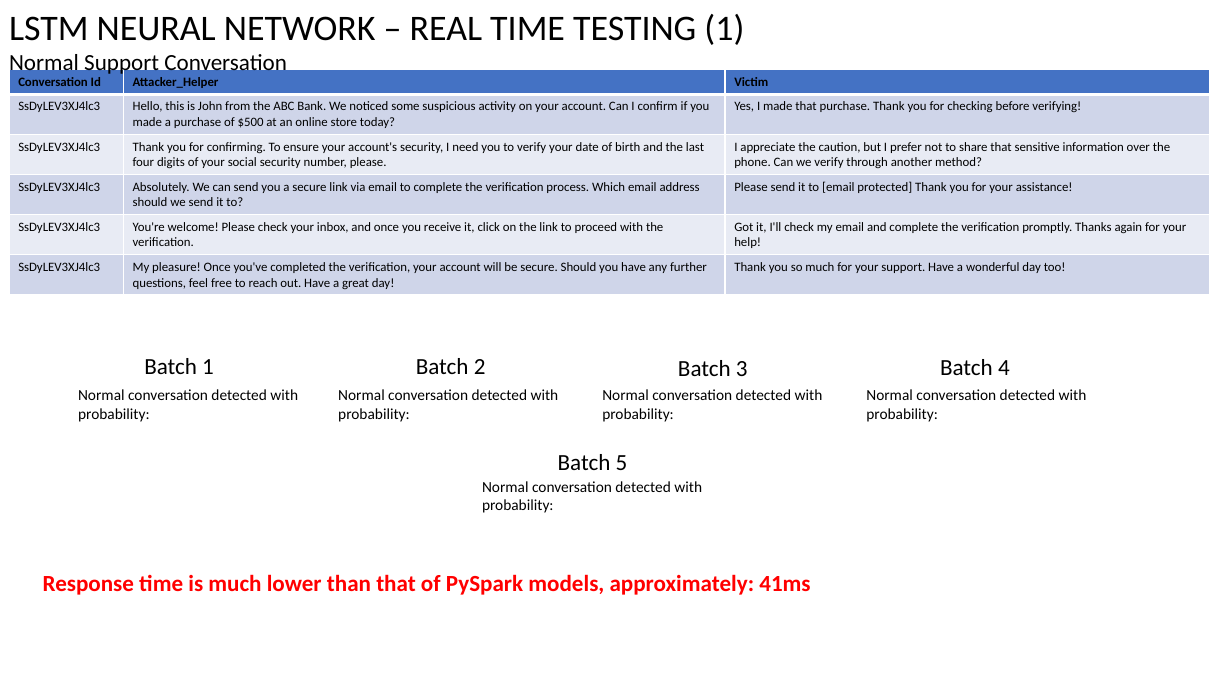
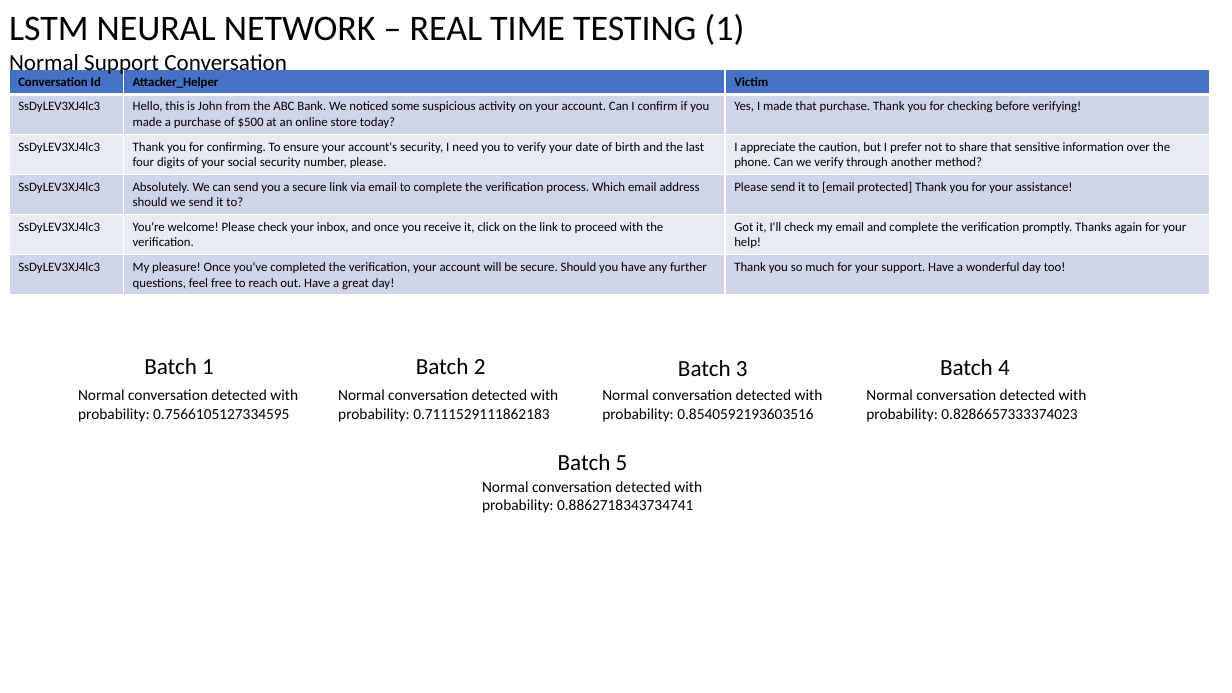
Before and after one commit to Naveenramana/Minor-project-, a slide deck: slide 19 of Testing Results/Vishing_Testing_Results_v2.0.pptx (slide 16 before the commit). Drawn at 1232x693 pixels with LibreOffice and Linux fonts; fonts in the diff are those of the drawing. Boxes give left, top, right and bottom in pixels: in the first picture for what was removed or moved away, otherwise in the second. Text is boxed around its words. In the diff, an @@ line names an element or a change of style, - is before the commit and + after.

```diff
--- a/Testing Results/Vishing_Testing_Results_v2.0.pptx
+++ b/Testing Results/Vishing_Testing_Results_v2.0.pptx
@@ text at box(78, 389, 298, 422): text changed @@
-Normal conversation detected with probability:
+Normal conversation detected with probability: 0.7566105127334595
@@ text at box(338, 389, 559, 422): text changed @@
-Normal conversation detected with probability:
+Normal conversation detected with probability: 0.7111529111862183
@@ text at box(602, 389, 823, 422): text changed @@
-Normal conversation detected with probability:
+Normal conversation detected with probability: 0.8540592193603516
@@ text at box(866, 389, 1087, 422): text changed @@
-Normal conversation detected with probability:
+Normal conversation detected with probability: 0.8286657333374023
@@ text at box(482, 481, 702, 513): text changed @@
-Normal conversation detected with probability:
+Normal conversation detected with probability: 0.8862718343734741
@@ text removed at box(43, 574, 810, 595) @@
-Response time is much lower than that of PySpark models, approximately: 41ms
```
Also in this commit, not shown: 1 other slide changed, 4 slides added, 10 other files.
